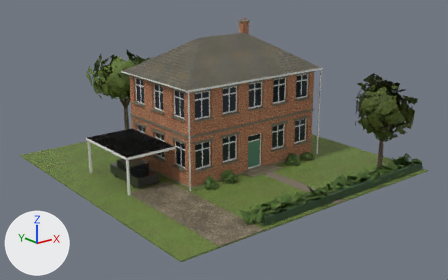
The glTF model models/real/zones/r1/house_hip_brick.glb: old version first, new version second.
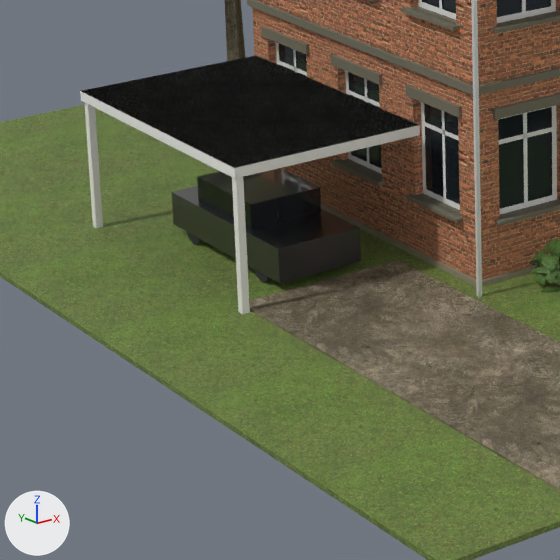
Each version appears first whole from a 50 mm lens placed at (-1.172, -1.501, 0.675), pointed at (-0.007, -0.045, 0.092), and next in a close-up on the part from 15% to 47% of the width and 41% to 93% of the height. The axes (+X, +Y, +Z) are drawn at lower left. The lights are the same throughout. The older version's two pictures come first. Vertices at exactly the same position are counted once.

Objects in the first close-up: 'house_hip_brick_body', 'house_hip_brick_foliage'.
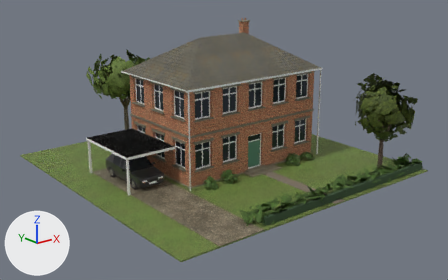
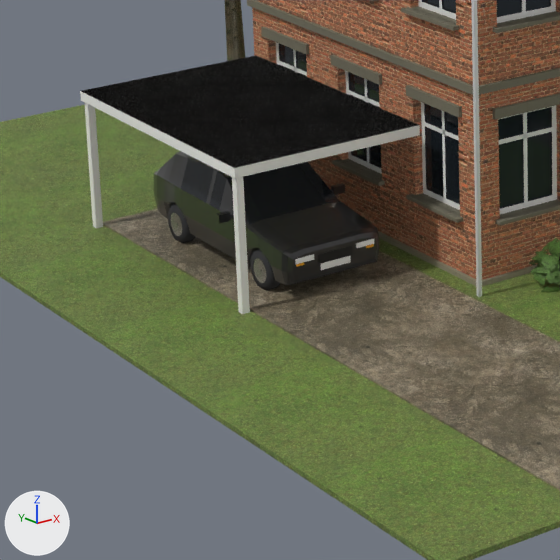
Diff of the bpy script that builds the scene:
```diff
--- a/models/real/zones/r1/house_hip_brick.glb.py
+++ b/models/real/zones/r1/house_hip_brick.glb.py
@@ img_car_atlas_emit @@
+img_car_atlas_emit = load_image('car_atlas_emit', '_unpacked/car_atlas_emit', 128, 64, 'sRGB')
@@ img_car_atlas_arm @@
+img_car_atlas_arm = load_image('car_atlas_arm', '_unpacked/car_atlas_arm', 128, 64, 'Non-Color')
@@ img_car_atlas_diff @@
+img_car_atlas_diff = load_image('car_atlas_diff', '_unpacked/car_atlas_diff', 128, 64, 'sRGB')
@@ mat_car_atlas @@
+mat_car_atlas = bpy.data.materials.new('Car_Atlas')
+# uses the picture img_car_atlas_arm
+# uses the picture img_car_atlas_diff
+# uses the picture img_car_atlas_emit
@@ me_house_hip_brick_body @@
 # used by ob_house_hip_brick_body; location = (0.0, 0.0, 0.0)
-me_house_hip_brick_body.from_pydata(...)  # 1959 vertices, 2172 faces; spans x -0.47..0.47, y -0.47..0.47, z -0.001..0.44
+me_house_hip_brick_body.from_pydata(...)  # 2701 vertices, 3288 faces; spans x -0.47..0.47, y -0.47..0.47, z -0.001..0.44
+# me_house_hip_brick_body part 1: a new loose piece, a box spanning x -0.346..-0.336, y 0.0004..0.0046, z 0.0498..0.0562, in mat_paint_black (black #1d1d1f)
+# me_house_hip_brick_body part 2: a new loose piece, a box spanning x -0.244..-0.234, y 0.0004..0.0046, z 0.0498..0.0562, in mat_paint_black (black #1d1d1f)
+# me_house_hip_brick_body part 3: a new loose piece, a box spanning x -0.3244..-0.3085, y -0.073..-0.07, z 0.034..0.038, in mat_car_atlas
+# me_house_hip_brick_body part 4: a new loose piece, a box spanning x -0.2715..-0.2556, y -0.073..-0.07, z 0.034..0.038, in mat_car_atlas
+# me_house_hip_brick_body part 5: a new loose piece, a box spanning x -0.303..-0.277, y -0.0728..-0.0726, z 0.02413..0.02988, in mat_car_atlas
+# me_house_hip_brick_body part 6: the loose piece of 8 vertices spanning x -0.326..-0.254, y -0.051..0.111, z 0.013..0.04 is rebuilt with 270 vertices and now spans x -0.334..-0.246, y -0.072..0.132, z 0.016..0.079
+# me_house_hip_brick_body part 7: the loose piece of 8 vertices spanning x -0.321..-0.259, y -0.004..0.077, z 0.04..0.061 is deleted
+# me_house_hip_brick_body part 8: 4 vertices moved from x -0.36..-0.22, y -0.05, z 0.004..0.005 to x -0.36..-0.22, y 0.17, z 0.004..0.005; 64 vertices removed from x -0.325..-0.255, y -0.033..0.093, z 0.004..0.026; 448 vertices added at x -0.333..-0.247, y -0.05..0.108, z 0.004..0.035
+# me_house_hip_brick_body part 9: 208 kept faces spanning x -0.36..0.46, y -0.47..0.437, z -0.001..0.286 get new texture (UV) coordinates
+# other edits to the shape of me_house_hip_brick_body do not show in these pictures
 me_house_hip_brick_body.materials.append(mat_grass)
@@ me_house_hip_brick_body @@
 me_house_hip_brick_body.materials.append(mat_paint_black)
-me_house_hip_brick_body.materials.append(mat_glass_car)  # dark grey #272c30
-me_house_hip_brick_body.materials.append(mat_rubber)  # black #2c2c2f
 me_house_hip_brick_body.materials.append(mat_bark_platanus)
@@ me_house_hip_brick_body @@
 me_house_hip_brick_body.materials.append(mat_hedge_core)
+me_house_hip_brick_body.materials.append(mat_car_atlas)
```

What differs and where, as boxes (x1, y1, x2, y2) in the close-ups (560 x 560 px):
part 1 of me_house_hip_brick_body, added: after (216, 211, 231, 224)
part 2 of me_house_hip_brick_body, added: after (331, 183, 345, 195)
part 3 of me_house_hip_brick_body, added: after (295, 254, 314, 264)
part 4 of me_house_hip_brick_body, added: after (356, 239, 374, 248)
part 5 of me_house_hip_brick_body, added: after (321, 256, 351, 270)
part 6 of me_house_hip_brick_body, rebuilt (19% wider, 38% taller): before (172, 186, 361, 283); after (154, 151, 379, 285)
part 7 of me_house_hip_brick_body, deleted: before (197, 168, 321, 230)
part 8 of me_house_hip_brick_body, built on (mostly hidden before): before (187, 232, 273, 282); after (168, 204, 280, 290)
part 9 of me_house_hip_brick_body, surface changed: before (225, 2, 386, 302); after (103, 2, 391, 303)
